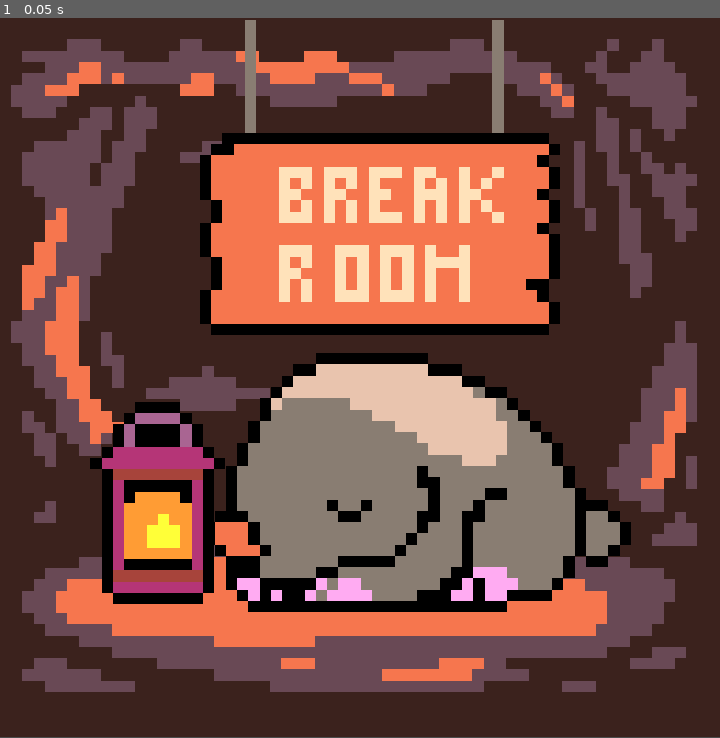
Above: before the commit, frame 1.
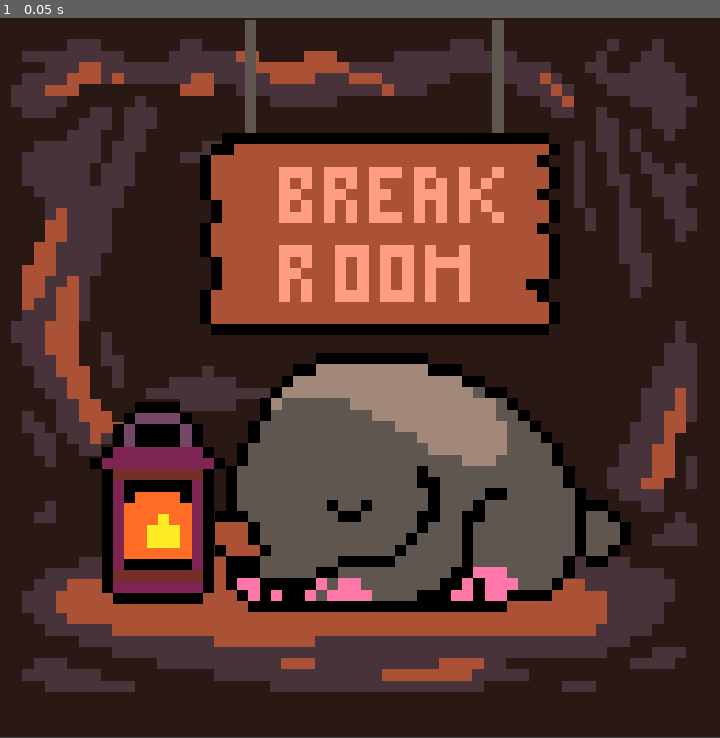
Above: after the commit, the same moment.

Repository: JeffSabol/DrowsyDoze
Game: Godot game, scene res://Scenes/main.tscn
Two runs of this game, one before a commit and one after it. Both use one fixed random seed, a clock stepped at 60 frames per second and the inputs below.
Inputs:
- Up to frame 1 (0.05 s): no input

The runs differ from the first frame. In frame 1, 50% of the frame differs, in the area x 1-97%, y 0-94%.

Commit message:
Add sfx for lantern and mole

Diff:
--- a/Scenes/main.tscn
+++ b/Scenes/main.tscn
@@ -1,9 +1,12 @@
-[gd_scene load_steps=5 format=3 uid="uid://dsxnj061aof00"]
+[gd_scene load_steps=6 format=3 uid="uid://dsxnj061aof00"]
 
 [ext_resource type="Texture2D" uid="uid://b1wgkuwrvwf08" path="res://Assets/Background.png" id="1_jjvhh"]
 [ext_resource type="Texture2D" uid="uid://bcb3oih7ow4c" path="res://Assets/Lantern.png" id="2_kry3j"]
 [ext_resource type="Texture2D" uid="uid://da656p6ovdtns" path="res://Assets/SleepingMole.png" id="3_21xkr"]
 [ext_resource type="Texture2D" uid="uid://dudlklsf8ybxp" path="res://Assets/Sign.png" id="4_6bp64"]
+
+[sub_resource type="LabelSettings" id="LabelSettings_jjvhh"]
+font_size = 8
 
 [node name="Main" type="Node2D"]
 
@@ -22,18 +25,22 @@
 grow_vertical = 2
 scale = Vector2(11.25, 11.25)
 
+[node name="ClickCounter" type="Label" parent="UI"]
+layout_mode = 0
+offset_left = 18.6667
+offset_top = 3.91111
+offset_right = 160.667
+offset_bottom = 52.9111
+text = "4
+i don't see nything"
+label_settings = SubResource("LabelSettings_jjvhh")
+
 [node name="Background" type="TextureRect" parent="."]
 offset_top = -1.0
 offset_right = 64.0
 offset_bottom = 63.0
 scale = Vector2(11.25, 11.25)
 texture = ExtResource("1_jjvhh")
-
-[node name="DirectionalLight2D" type="DirectionalLight2D" parent="."]
-position = Vector2(167, 702)
-energy = 0.44
-range_z_min = 128
-max_distance = 3395.0
 
 [node name="Lantern" type="Sprite2D" parent="."]
 position = Vector2(158, 485)
@@ -52,3 +59,7 @@
 
 [node name="Camera2D" type="Camera2D" parent="."]
 position = Vector2(360, 360)
+
+[node name="LanternClick" type="AudioStreamPlayer2D" parent="."]
+
+[node name="Sign2" type="AudioStreamPlayer2D" parent="."]
Not shown, added: Assets/SFX/Lantern.wav
Not shown, added: Assets/SFX/Lantern1.wav
Not shown, added: Assets/SFX/Lantern2.wav
Not shown, added: Assets/SFX/Lantern3.wav
Not shown, added: Assets/SFX/Lantern4.wav
Not shown, added: Assets/SFX/Lantern5.wav
Not shown, added: Assets/SFX/Lantern6.wav
Not shown, added: Assets/SFX/Lantern7.wav
Not shown, added: Assets/SFX/Lantern8.wav
Not shown, added: Assets/SFX/Lantern9.wav
Not shown, added: Assets/SFX/Mole.wav
Not shown, added: Assets/SFX/Mole1.wav
(and 8 more such lines)
